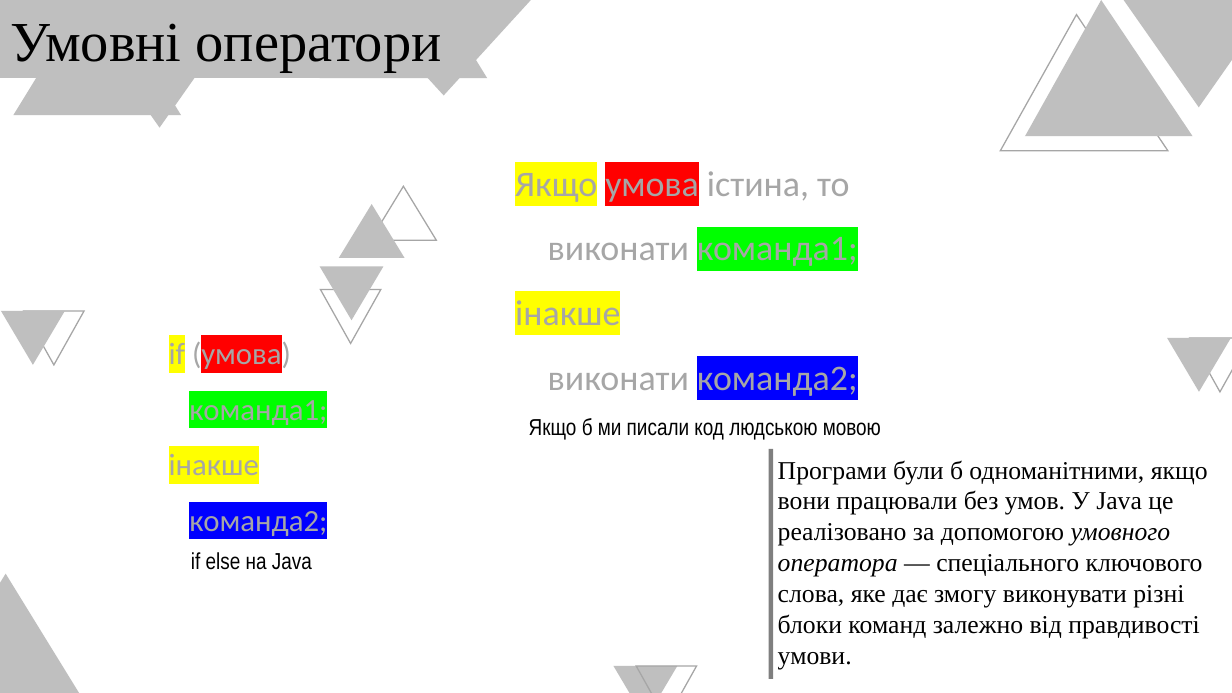
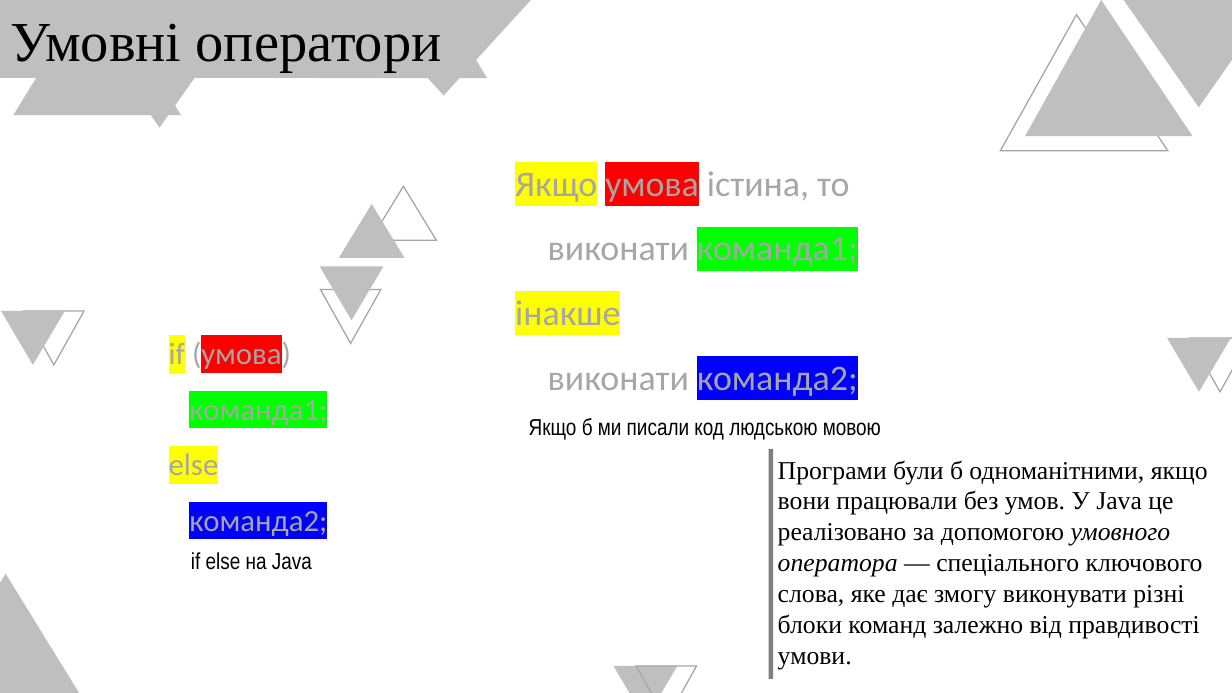
Before and after one commit to arg3ntuum/JavaCourse, a slide deck: slide 2 of Java Урок 3 ifelse switch.pptx. Drawn at 1232x693 pixels with LibreOffice and Linux fonts; fonts in the diff are those of the drawing. Boxes give left, top, right and bottom in pixels: in the first picture for what was removed or moved away, otherwise in the second. Text is boxed around its words. In the diff, an @@ line names an element or a change of style, - is before the commit and + after.

```diff
--- a/Java Урок 3 ifelse switch.pptx
+++ b/Java Урок 3 ifelse switch.pptx
@@ text at box(169, 449, 219, 483): text changed @@
-інакше
+else
```
Also in this commit, not shown: 1 other slide changed, 1 slide removed, 10 other files.
